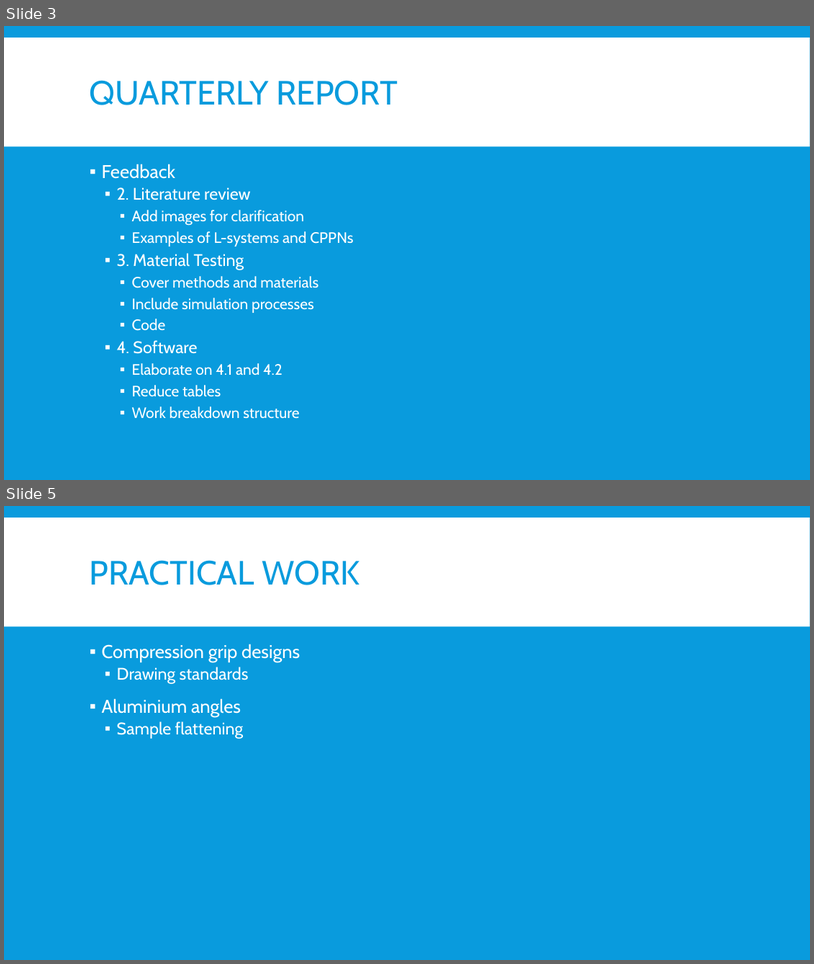
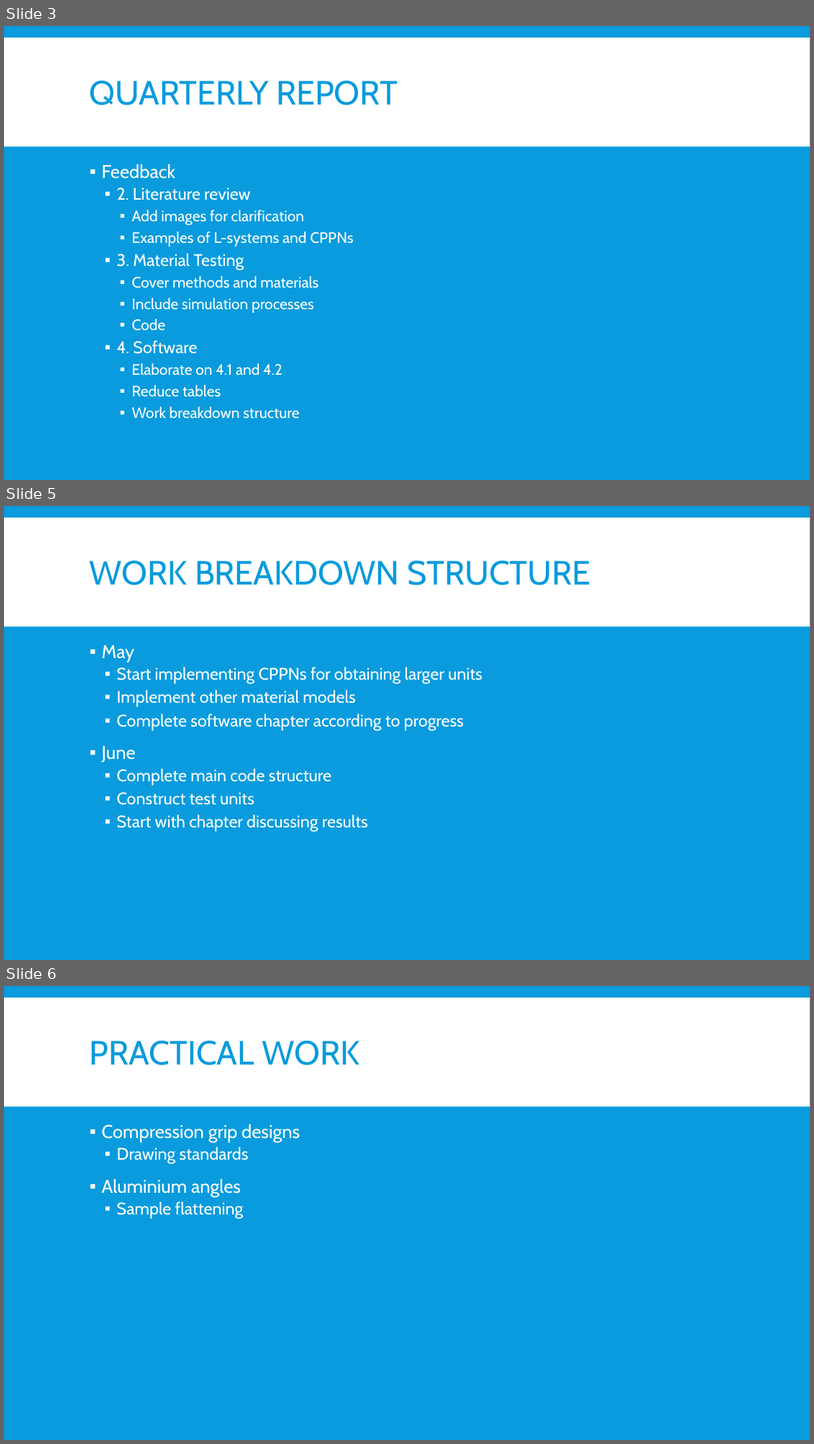
Before and after one commit to NaudeConradie/Masters-Project, a slide deck: Presentations/Meetings/2020-03-13/Meeting2020-03-13.pptx. Shown one above the other, each under a label of ours: slides 3 and 5 before the commit, slides 3, 5 and 6 after it; the slides between them are not shown. The pictures are 814x964 and 814x1444 pixels, drawn with LibreOffice and Linux fonts; fonts in the diff are those of the drawing. Boxes give left, top, right and bottom in pixels: in the first picture for what was removed or moved away, otherwise in the second. Text is boxed around its words. In the diff, an @@ line names an element or a change of style, - is before the commit and + after.

```diff
--- a/Presentations/Meetings/2020-03-13/Meeting2020-03-13.pptx
+++ b/Presentations/Meetings/2020-03-13/Meeting2020-03-13.pptx
@@ slide 5 added at (4, 506, 810, 960), background #099BDD; not listed: 1 template element that a slide beside it also shows @@
@@ title added at (90, 560, 591, 585), 40 pt, text #099BDD @@
+WORK BREAKDOWN STRUCTURE
@@ text added at (102, 645, 483, 831), 20 pt, text #FFFFFF @@
+▪ May
+  ▪ Start implementing CPPNs for obtaining larger units
+  ▪ Implement other material models
+  ▪ Complete software chapter according to progress
+▪ June
+  ▪ Complete main code structure
+  ▪ Construct test units
+  ▪ Start with chapter discussing results
@@ what was slide 5 is now slide 6 @@
```
Also in this commit, not shown: 3 slides changed, 10 other files.
